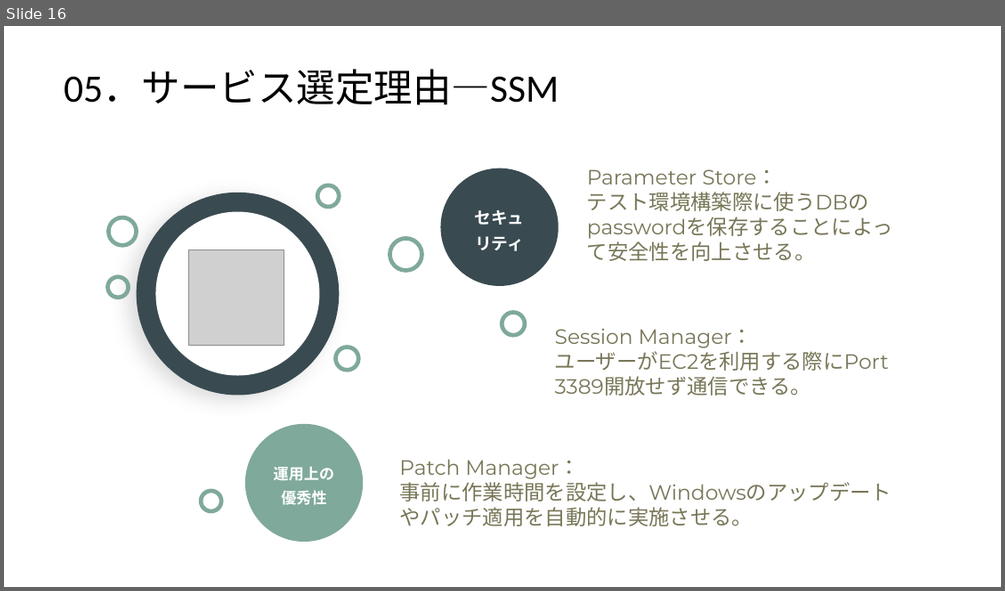
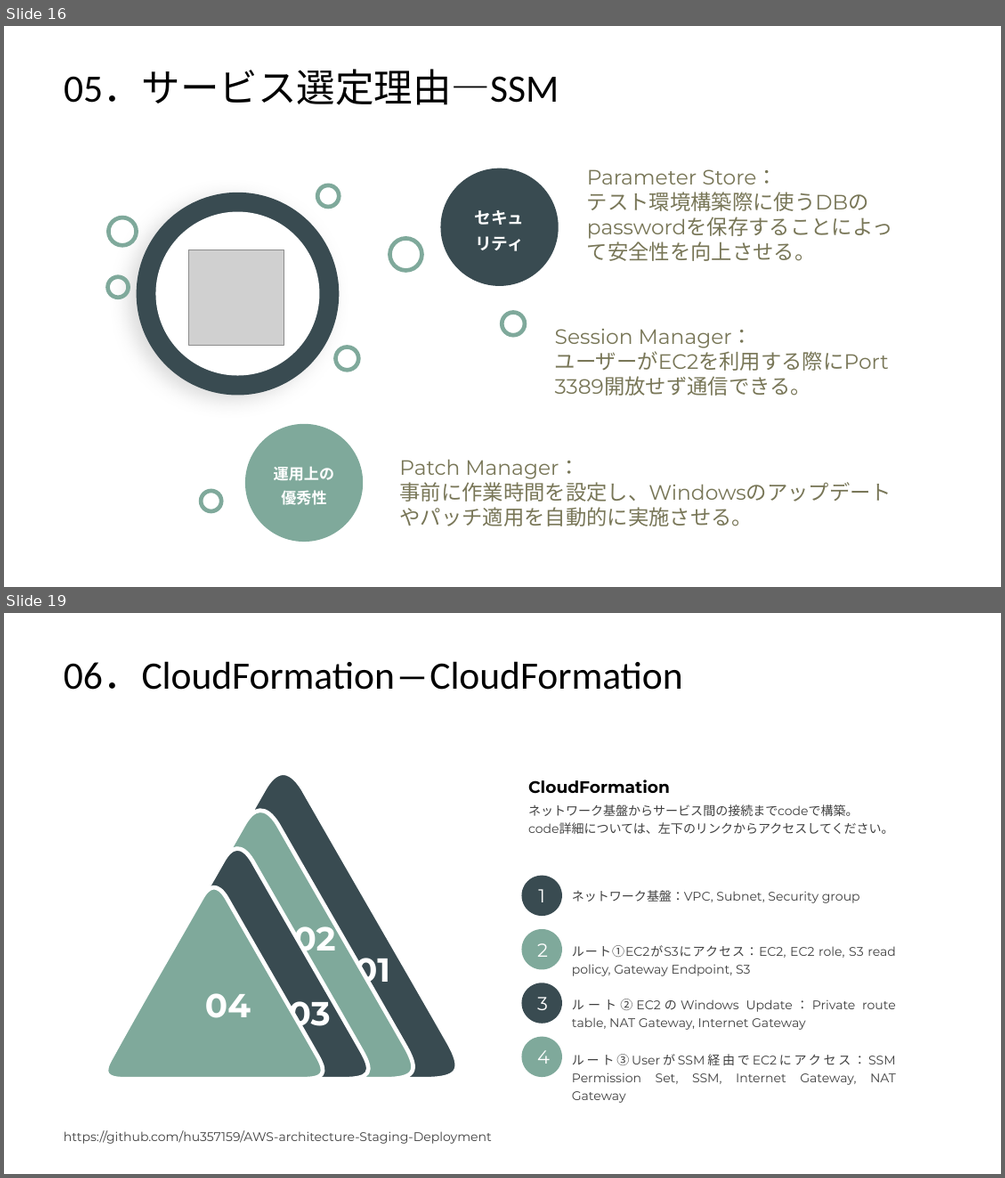
Before and after one commit to hu357159/AWS-architecture-Staging-Deployment, a slide deck: 3223.pptx. Shown one above the other, each under a label of ours: slide 16 before the commit, slides 16 and 19 after it; the slides between them are not shown. The pictures are 1005x591 and 1005x1178 pixels, drawn with LibreOffice and Linux fonts; fonts in the diff are those of the drawing; grey boxes stand for pictures; background and template pictures are left out. Boxes give left, top, right and bottom in pixels: in the first picture for what was removed or moved away, otherwise in the second. Text is boxed around its words. In the diff, an @@ line names an element or a change of style, - is before the commit and + after.

Commit message:
DELETE unnecessary code & ADD cloudformation chapter in PPT

```diff
--- a/3223.pptx
+++ b/3223.pptx
@@ slide 19 added at (4, 613, 1001, 1174), background #FFFFFF @@
@@ text added at (64, 661, 683, 690), 28 pt, text #000000 @@
+06．CloudFormation―CloudFormation
@@ freeform shape added at (104, 766, 464, 1078), fill #394B51, outline #FFFFFF 3 pt @@
@@ text added at (528, 779, 670, 794), 12 pt, text #000000, bold @@
+CloudFormation
@@ freeform shape added at (103, 804, 419, 1078), fill #7FA99B, outline #FFFFFF 3 pt @@
@@ text added at (528, 804, 894, 834), 9 pt, text #404040 @@
+ネットワーク基盤からサービス間の接続までcodeで構築。
+code詳細については、左下のリンクからアクセスしてください。
@@ freeform shape added at (103, 844, 374, 1078), fill #394B51, outline #FFFFFF 3 pt @@
@@ ellipse added at (521, 876, 562, 916), fill #394B51, 13.5 pt, text #FFFFFF @@
+1
@@ freeform shape added at (102, 884, 327, 1078), fill #7FA99B, outline #FFFFFF 3 pt @@
@@ text added at (572, 890, 860, 903), 9 pt, text #404040 @@
+ネットワーク基盤：VPC, Subnet, Security group
@@ text added at (294, 918, 336, 959), 24 pt, text #FFFFFF, bold @@
+02
@@ ellipse added at (521, 929, 562, 970), fill #7FA99B, 13.5 pt, text #FFFFFF @@
+2
@@ text added at (355, 949, 390, 990), 24 pt, text #FFFFFF, bold @@
+01
@@ text added at (572, 945, 895, 976), 9 pt, text #404040 @@
+ルート①EC2がS3にアクセス：EC2, EC2 role, S3 read policy, Gateway Endpoint, S3
@@ ellipse added at (521, 983, 562, 1023), fill #394B51, 13.5 pt, text #FFFFFF @@
+3
@@ text added at (205, 993, 251, 1018), 24 pt, text #FFFFFF, bold @@
+04
@@ text added at (289, 993, 331, 1034), 24 pt, text #FFFFFF, bold @@
+03
@@ text added at (572, 999, 896, 1030), 9 pt, text #404040 @@
+ルート②EC2のWindows Update：Private route table, NAT Gateway, Internet Gateway
@@ ellipse added at (521, 1037, 562, 1078), fill #7FA99B, 13.5 pt, text #FFFFFF @@
+4
@@ text added at (572, 1054, 896, 1103), 9 pt, text #404040 @@
+ルート③UserがSSM経由でEC2にアクセス：SSM Permission Set, SSM, Internet Gateway, NAT Gateway
@@ text added at (64, 1130, 492, 1143), 9 pt, text #404040 @@
+https://github.com/hu357159/AWS-architecture-Staging-Deployment
```
Also in this commit, not shown: 1 slide changed, 2 other slides added, 1 slide removed, 1 other file.
